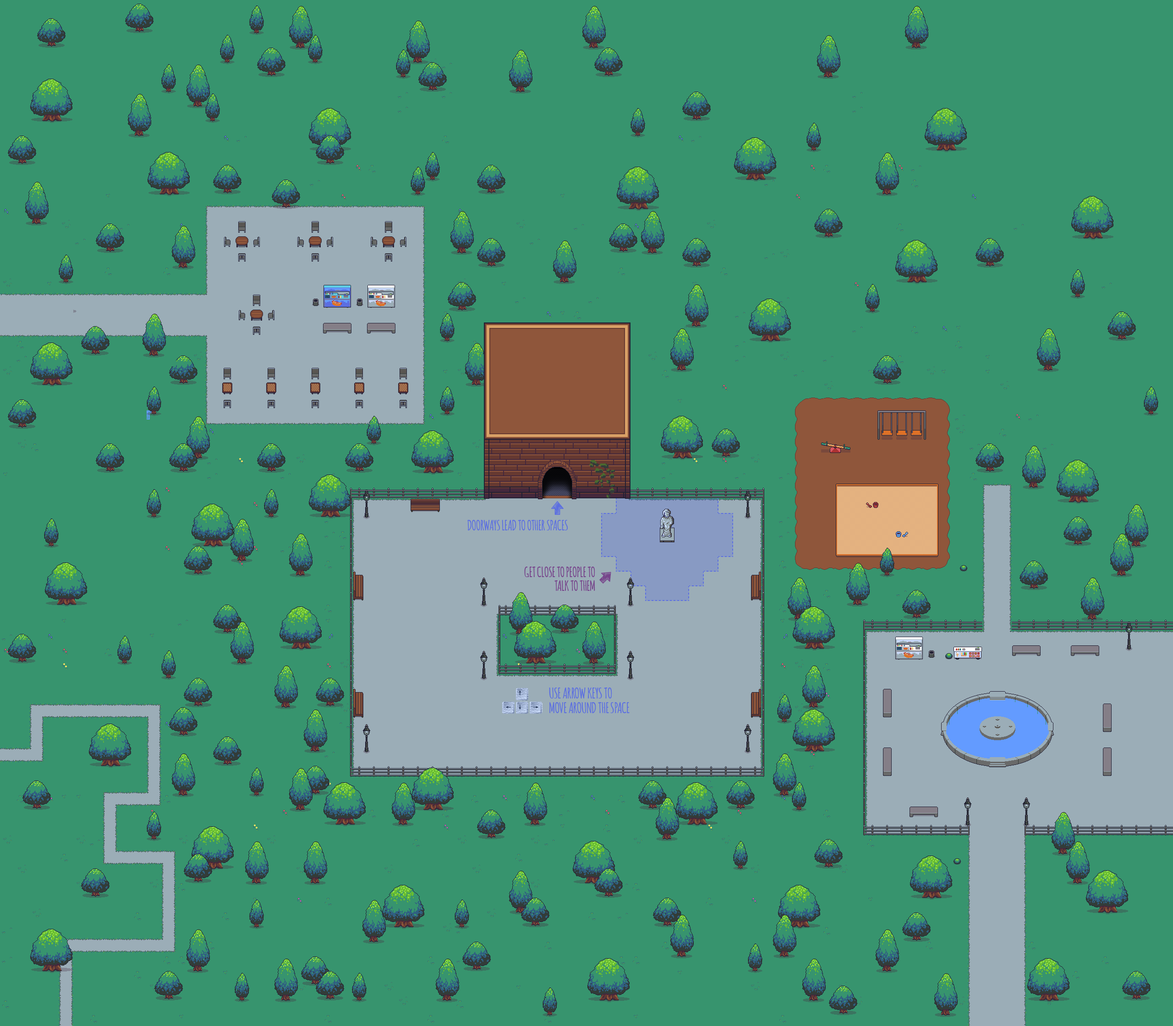
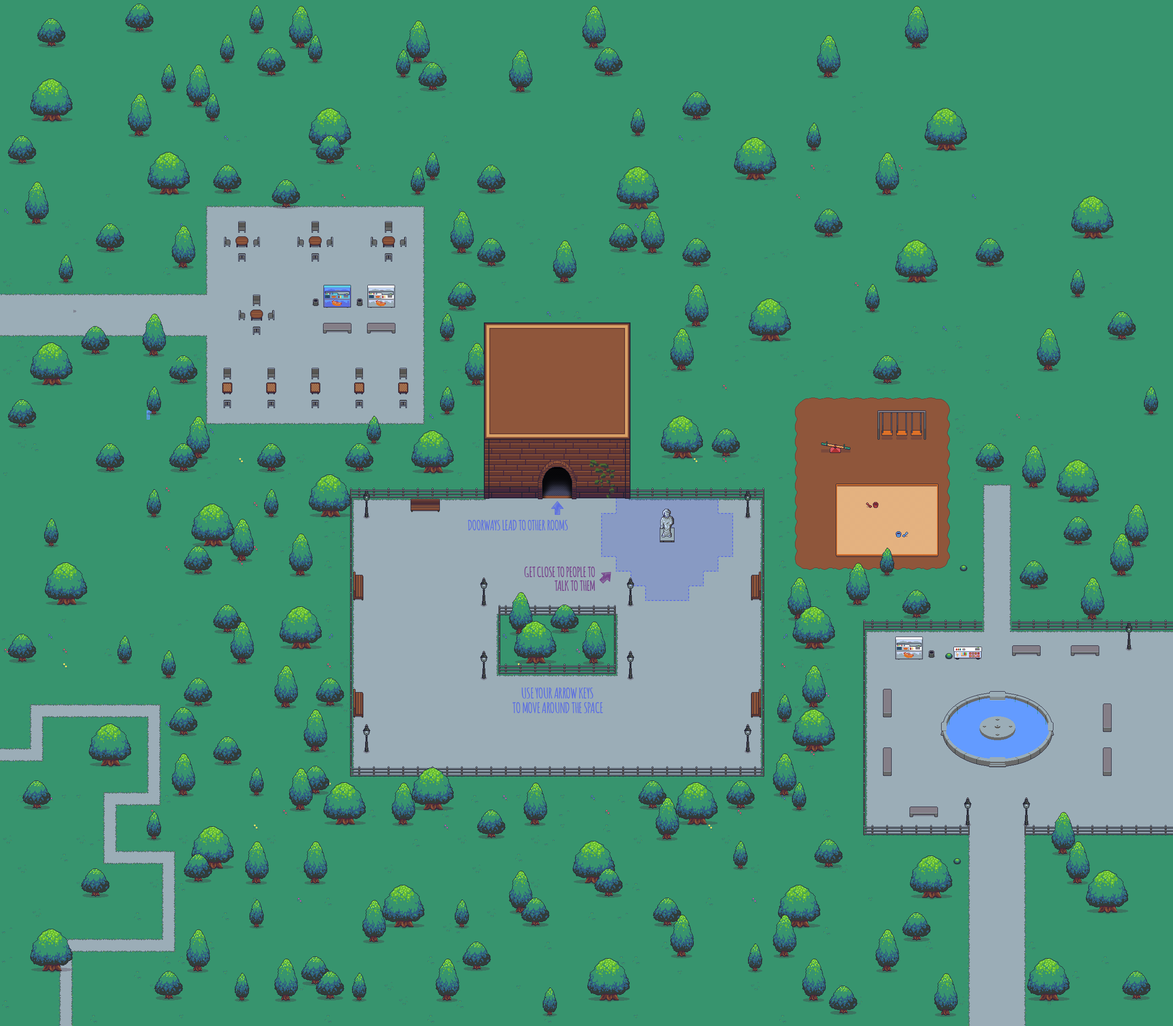
Comparing the layer stacks of the two (1173, 1026) images. Changes:
renamed "DOORWAYS LEAD TO OTHER SPACES" to "DOORWAYS LEAD TO OTHER ROOMS", painted on it over 467, 519, 565, 531
renamed "USE ARROW KEYS TO MOVE AROUND THE SPACE" to "USE YOUR ARROW KEYS TO MOVE AROUND THE SPACE", painted on it over 512, 687, 630, 714
hid "Arrow Keys" over 501, 687, 543, 715
